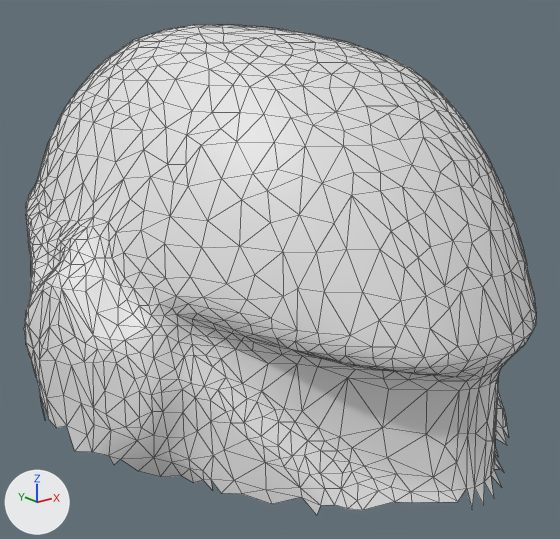
The FBX model Art/Export/Armor/SM_SB_Armor_head.fbx, before and after one commit.
Camera for both pictures: a camera (50 mm lens) standing at (-0.289, -0.408, 1.839) and looking at (0.001, -0.046, 1.694). Every picture has the same lights, and +X, +Y and +Z are marked at lower left. The picture after the commit comes second. Mesh edges are drawn as thin lines. Vertices at exactly the same position are counted once.

Before the edit, the objects in view are built like this:
```python
me_low_001 = bpy.data.meshes.new('LOW.001')
me_low_001.from_pydata(...)  # 1526 vertices, 2920 faces; spans x -15.2..15.3, y -14.5..21.1, z 161.2..184.0
me_low_001.materials.append(mat_m_team_soldier)  # white #e7e7e7
ob_sm_sb_armor_head = bpy.data.objects.new('SM_SB_Armor_head', me_low_001)
ob_sm_sb_armor_head.location = (0.0, 0.0, 0.0)
ob_sm_sb_armor_head.rotation_euler = (0.0, -3.142, 0.0)  # degrees (0, -180, 0)
ob_sm_sb_armor_head.scale = (-0.01, -0.01, -0.01)
```
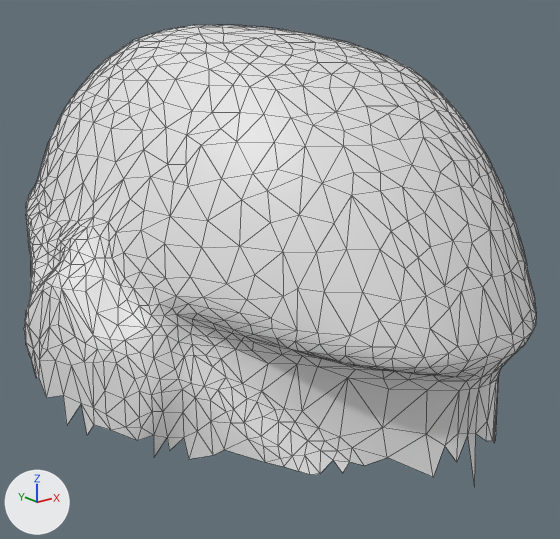
The edits, one by one:
me_low_001 is used by ob_sm_sb_armor_head; location (0.0, 0.0, 0.0); rotation (0.0, -3.142, 0.0), in degrees (0, -180, 0); scale (-0.01, -0.01, -0.01).
me_low_001 had 1526 vertices, 2920 faces and spanned x -15.2..15.3, y -14.5..21.1, z 161.2..184.0.
me_low_001 now has 1392 vertices, 2658 faces and spans x -15.2..15.3, y -14.5..21.1, z 162.2..184.0.
Part 1, on me_low_001:
127 vertices are removed from x -15.1..15.1, y -12.7..21.1, z 161.2..166.1.
245 faces are deleted.
Other edits to the shape of me_low_001 do not show in these pictures.

Changed parts and their boxes (x1, y1, x2, y2) in the pictures (560 x 539 px):
'SM_SB_Armor_head', reshaped
    before: (24, 24, 536, 515)
    after: (24, 24, 536, 487)
part 1 of me_low_001, deleted
    before: (36, 378, 509, 515)
